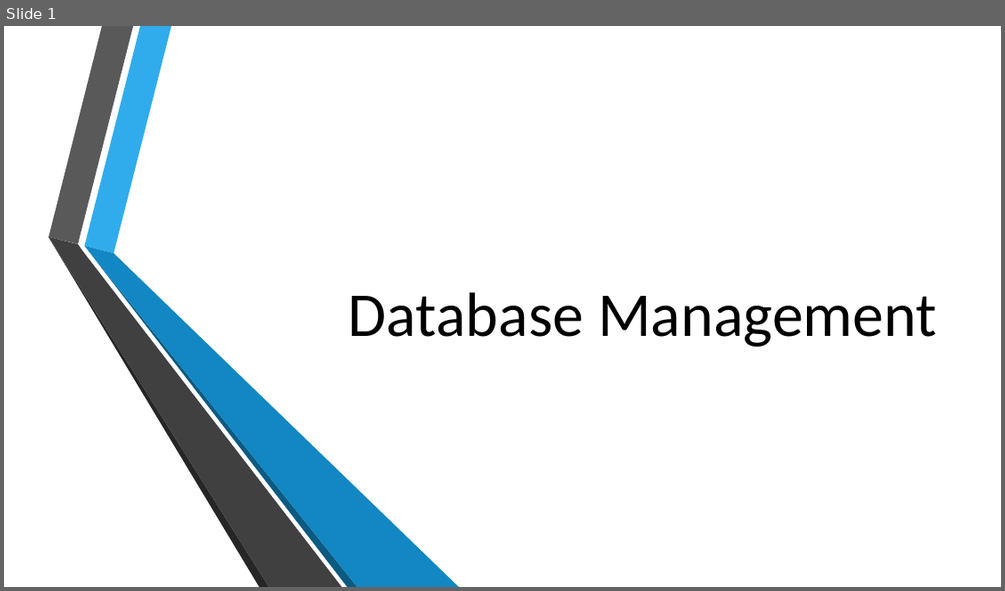
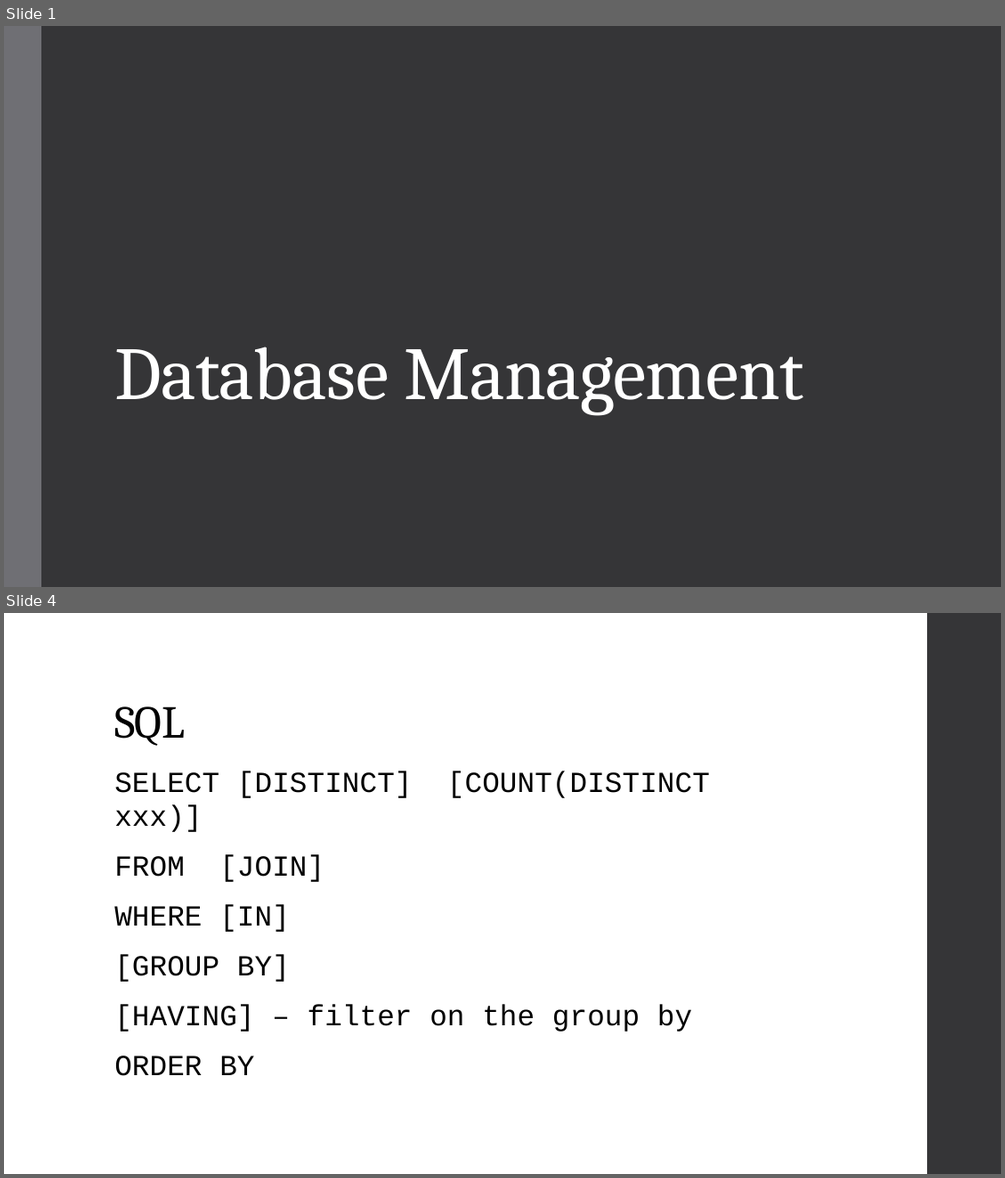
Before and after one commit to MGIS-UMN/GIS5577_week3, a slide deck: Database_Management.odp. Shown one above the other, each under a label of ours: slide 1 before the commit, slides 1 and 4 after it; the slides between them are not shown. The pictures are 1005x591 and 1005x1178 pixels, drawn with LibreOffice and Linux fonts; fonts in the diff are those of the drawing; background and template pictures are left out. Boxes give left, top, right and bottom in pixels: in the first picture for what was removed or moved away, otherwise in the second. Text is boxed around its words. In the diff, an @@ line names an element or a change of style, - is before the commit and + after.

```diff
--- a/Database_Management.odp
+++ b/Database_Management.odp
@@ slide 4 added at (4,613,1001,1174), background #FFFFFF @@
@@ freeform shape added at (928,613,1001,1174), fill #353537 @@
@@ title added at (114,706,185,746), 44 pt, text #000000 @@
+SQL
@@ text added at (114,771,692,1076), 28 pt, text #000000 @@
+SELECT [DISTINCT] [COUNT(DISTINCT xxx)]
+FROM [JOIN]
+WHERE [IN]
+[GROUP BY]
+[HAVING] – filter on the group by
+ORDER BY
@@ slide 1 changed as well @@
@@ background picture (left out) to #353537 @@
@@ freeform shape added at (4,26,41,587), fill #6F6F74 @@
@@ title "Database Management": place and size @@
-title "Database Management" at (348,292,937,346)
+title "Database Management" at (114,346,803,415)
@@ title "Database Management" at (114,346,803,415): size 60 to 72 pt, font Calibri to Cambria, text colour #000000 to #FFFFFF, letter spacing 0 to -0.5 pt; alignment right to left; line spacing 1 to 0.85 @@
@@ group removed at (48,26,460,587): 6 freeform shapes @@
```
Also in this commit, not shown: 40 other slides changed, 4 other slides added, 3 other files.
